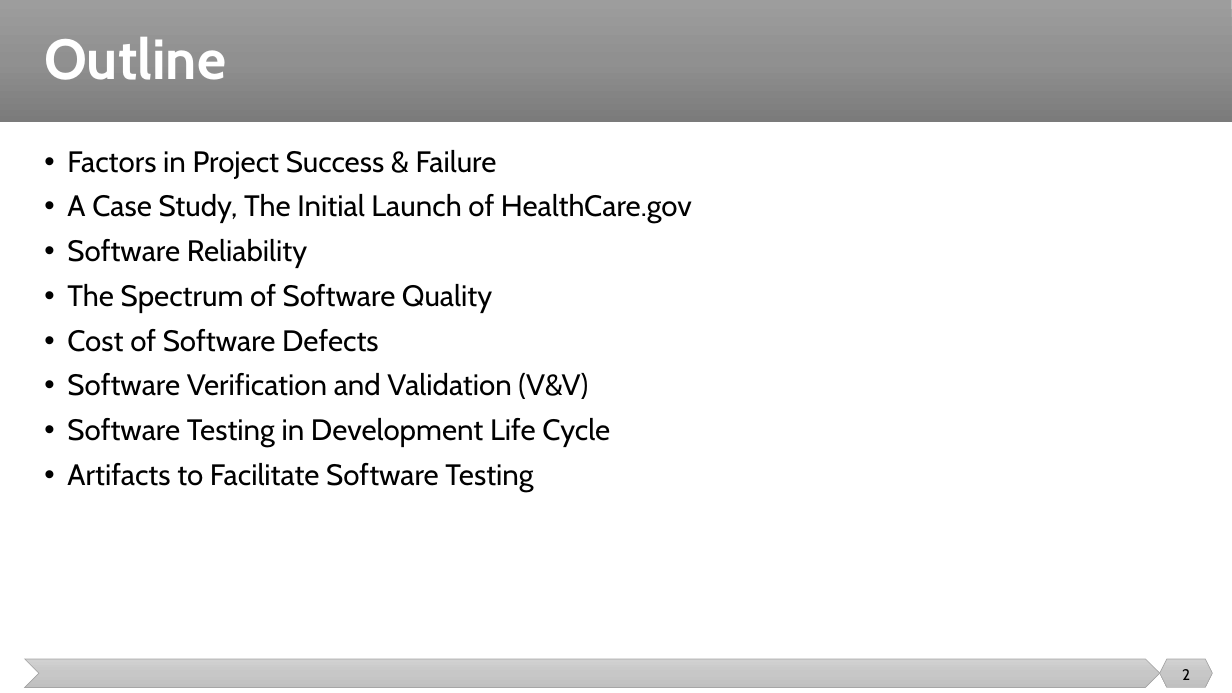
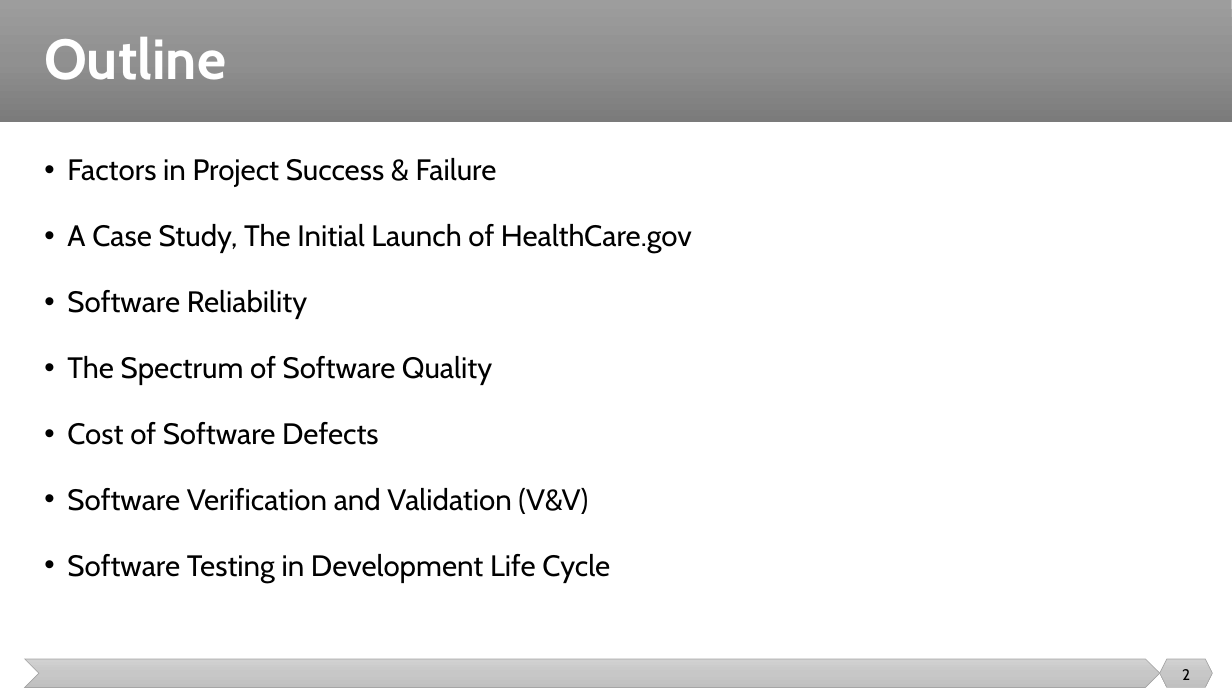
Before and after one commit to malenezi/malenezi, a slide deck: slide 2 of SE401/Lectures/2-Software Quality/Software Quality.pptx. Drawn at 1232x693 pixels with LibreOffice and Linux fonts; fonts in the diff are those of the drawing. Boxes give left, top, right and bottom in pixels: in the first picture for what was removed or moved away, otherwise in the second. Text is boxed around its words. In the diff, an @@ line names an element or a change of style, - is before the commit and + after.

```diff
--- a/SE401/Lectures/2-Software Quality/Software Quality.pptx
+++ b/SE401/Lectures/2-Software Quality/Software Quality.pptx
@@ text "Factors in Project Success & ..." moved from (x1=67, y1=150, x2=692, y2=492) to (x1=67, y1=158, x2=692, y2=583) @@
@@ text "Factors in Project Success & ..." at (x1=67, y1=158, x2=692, y2=583): line spacing 0.9 to 1.5 @@
@@ text at (x1=67, y1=463, x2=533, y2=492): paragraph removed @@
-• Artifacts to Facilitate Software Testing
```
Also in this commit, not shown: 1 other slide changed, 2 slides removed, 1 other file.
